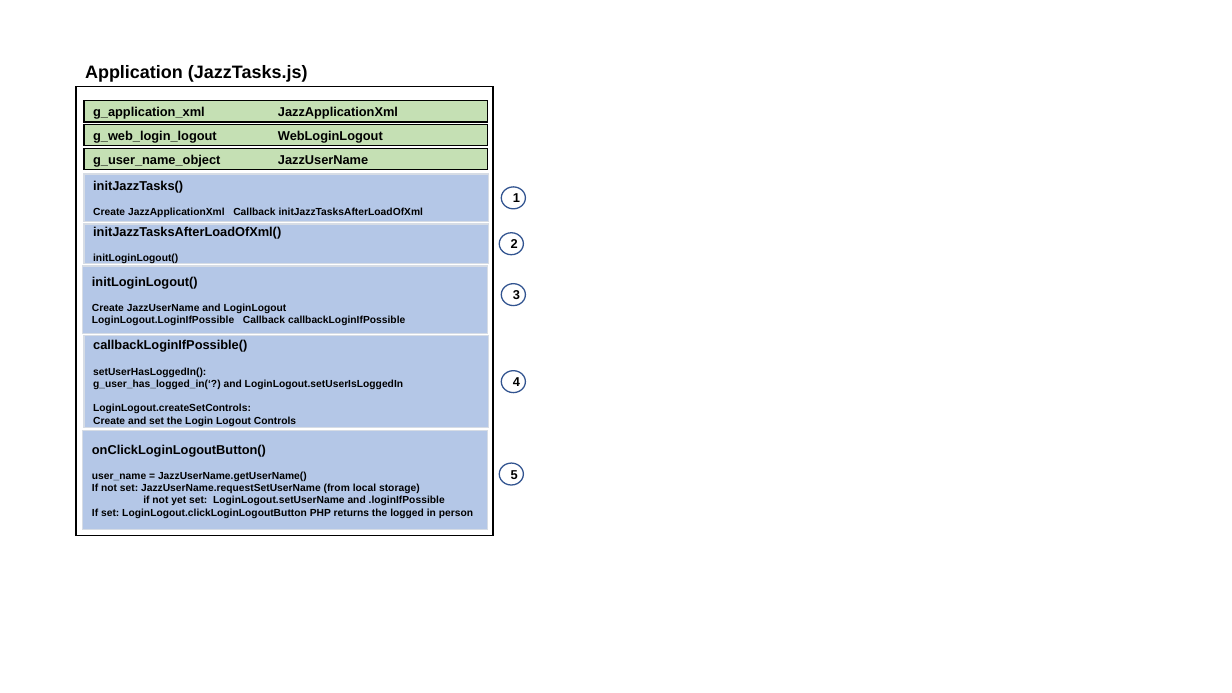
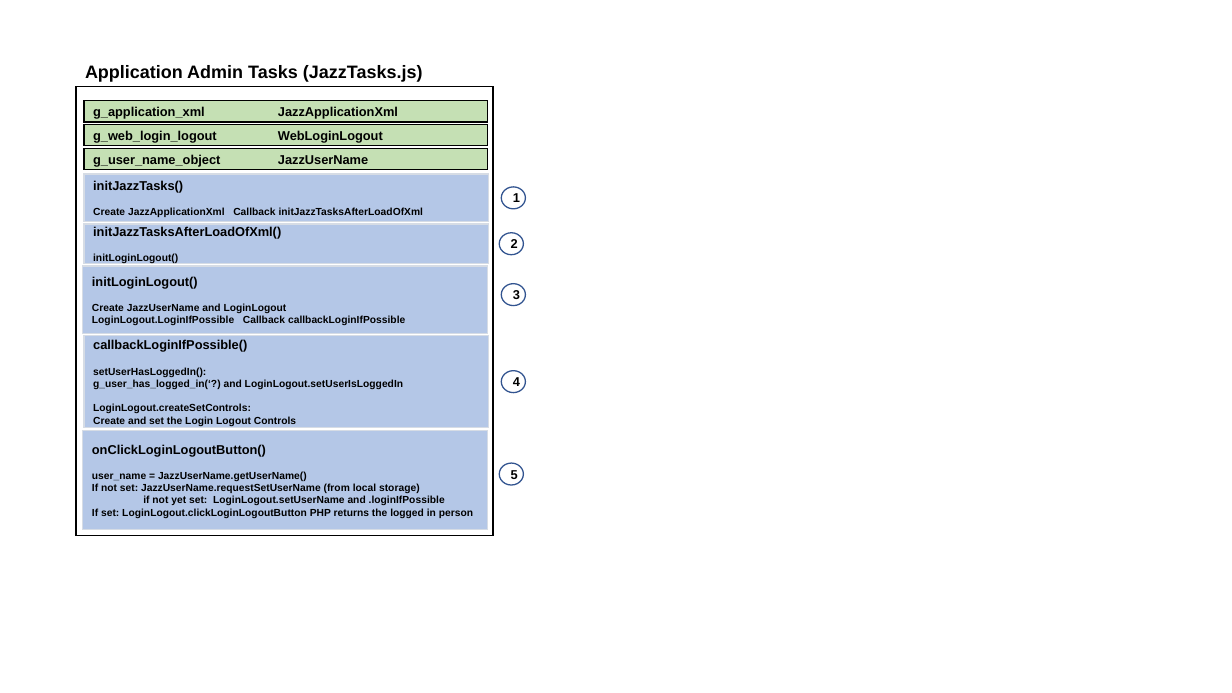
Before and after one commit to JazzLiveAarau/WwwLogin, a slide deck: slide 4 of Description/WebLoginLogout.pptx (slide 2 before the commit). Drawn at 1232x693 pixels with LibreOffice and Linux fonts; fonts in the diff are those of the drawing. Boxes give left, top, right and bottom in pixels: in the first picture for what was removed or moved away, otherwise in the second. Text is boxed around its words. In the diff, an @@ line names an element or a change of style, - is before the commit and + after.

```diff
--- a/Description/WebLoginLogout.pptx
+++ b/Description/WebLoginLogout.pptx
@@ text at (x1=85, y1=65, x2=423, y2=82): text changed @@
-Application (JazzTasks.js)
+Application Admin Tasks (JazzTasks.js)
```
Also in this commit, not shown: 1 other slide changed, 3 slides added, 1 slide removed, 5 other files.
